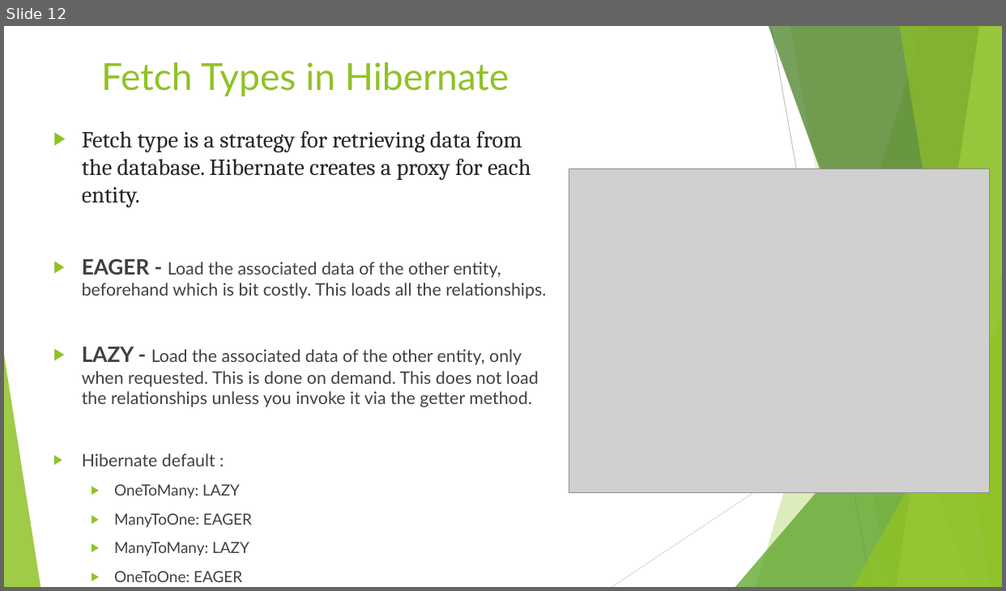
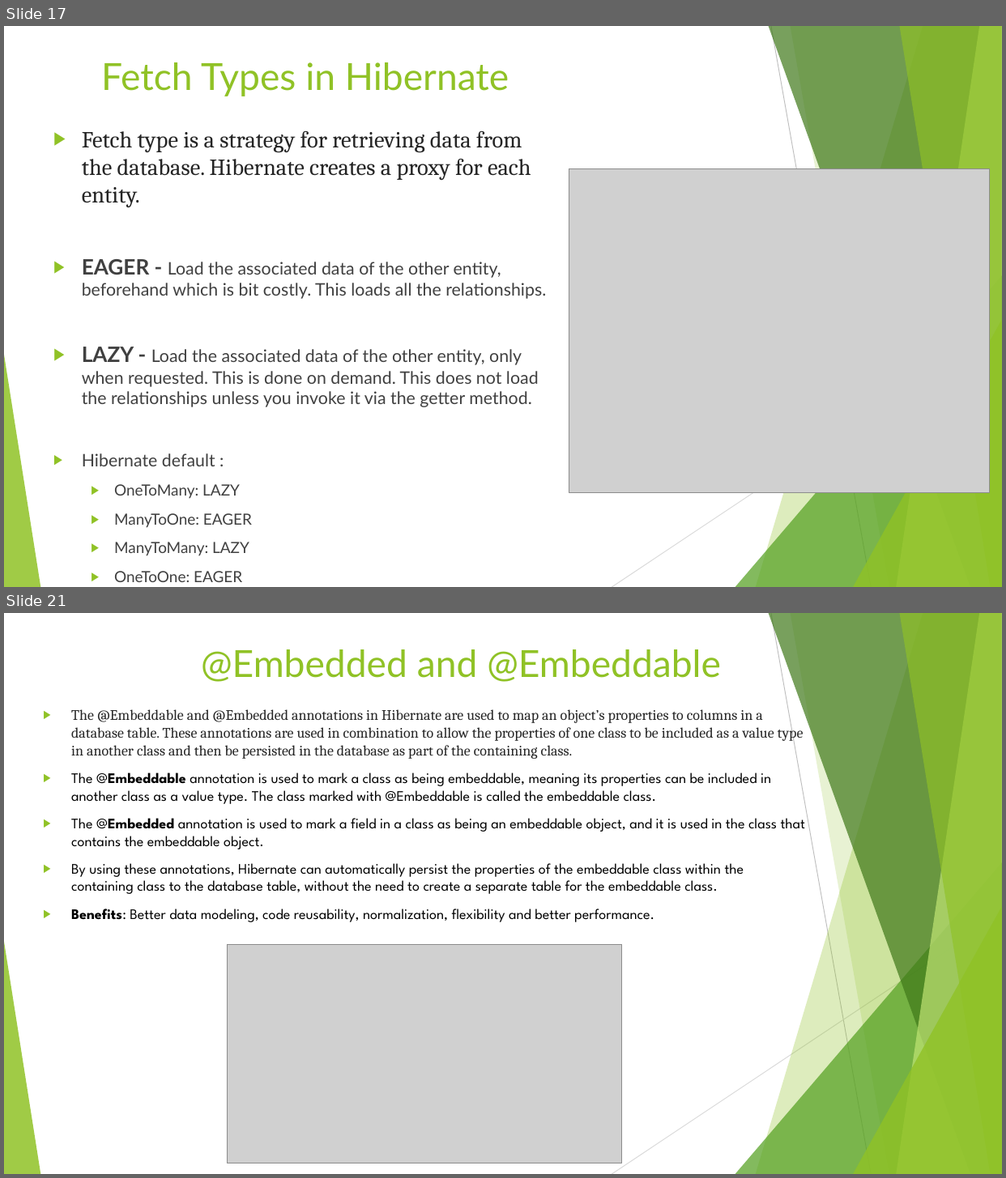
Before and after one commit to SwarnadeepGhosh/CollegeAPI-JPA, a slide deck: img/JPATutorial.pptx. Shown one above the other, each under a label of ours: slide 12 before the commit, slides 17 and 21 after it; the slides between them are not shown. The pictures are 1006x591 and 1006x1178 pixels, drawn with LibreOffice and Linux fonts; fonts in the diff are those of the drawing; grey boxes stand for pictures. Boxes give left, top, right and bottom in pixels: in the first picture for what was removed or moved away, otherwise in the second. Text is boxed around its words. In the diff, an @@ line names an element or a change of style, - is before the commit and + after.

```diff
--- a/img/JPATutorial.pptx
+++ b/img/JPATutorial.pptx
@@ slide 21 added at box(4, 613, 1002, 1174), background #FFFFFF; not listed: 10 template elements that a slide beside it also shows @@
@@ title added at box(201, 649, 721, 682), 36 pt, text #90C226 @@
+@Embedded and @Embeddable
@@ text added at box(71, 709, 805, 922), 14 pt, text #000000 @@
+▶ The @Embeddable and @Embedded annotations in Hibernate are used to map an object’s properties to columns in a database table. These annotations are used in combination to allow the properties of one class to be included as a value type in another class and then be persisted in the database as part of the containing class.
+▶ The @Embeddable annotation is used to mark a class as being embeddable, meaning its properties can be included in another class as a value type. The class marked with @Embeddable is called the embeddable class.
+▶ The @Embedded annotation is used to mark a field in a class as being an embeddable object, and it is used in the class that contains the embeddable object.
+▶ By using these annotations, Hibernate can automatically persist the properties of the embeddable class within the containing class to the database table, without the need to create a separate table for the embeddable class.
+▶ Benefits: Better data modeling, code reusability, normalization, flexibility and better performance.
@@ picture added at box(227, 944, 621, 1164) @@
@@ what was slide 12 is now slide 17 @@
```
Also in this commit, not shown: 10 slides changed, 7 other slides added, 1 slide removed.
